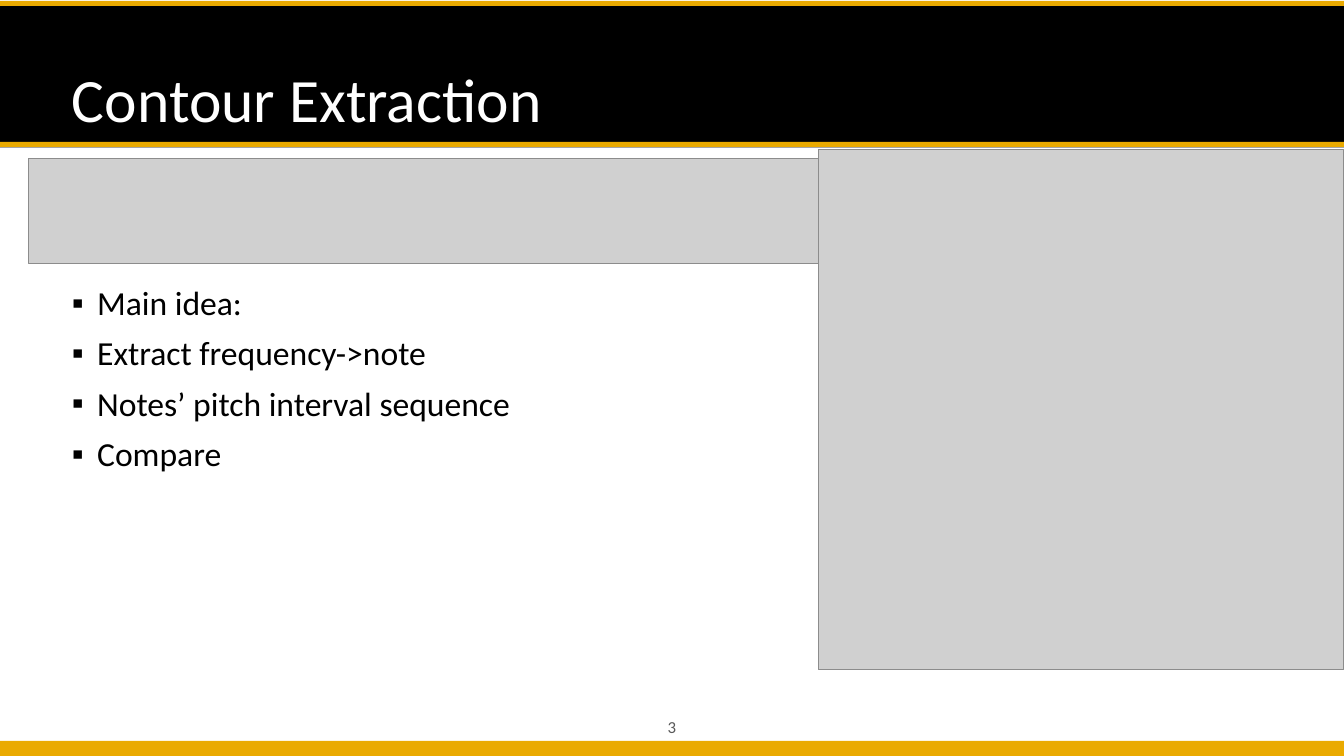
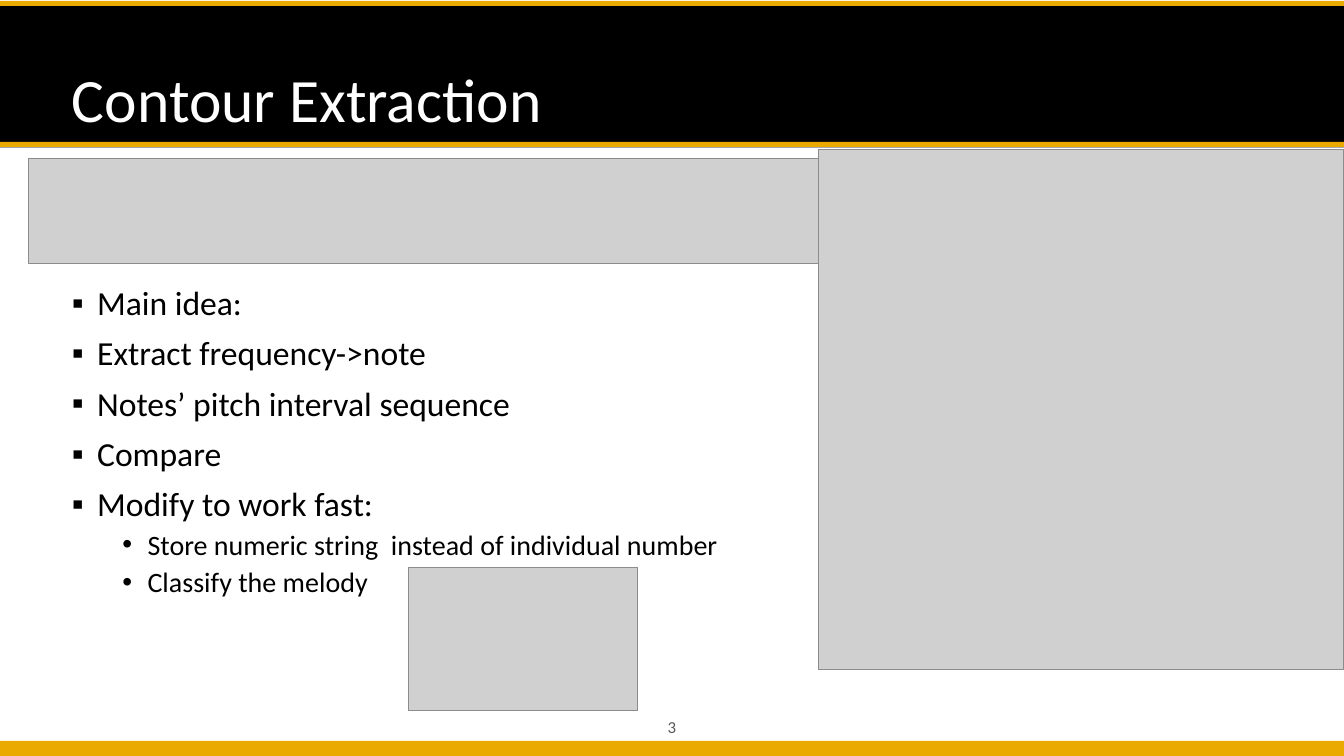
Before and after one commit to Jiarui-Xu-Gatech/Jiarui-sProjectfor2021Fall, a slide deck: slide 3 of 23rd Sep/Sep 23rd.pptx. Drawn at 1344x756 pixels with LibreOffice and Linux fonts; fonts in the diff are those of the drawing; grey boxes stand for pictures; background and template pictures are left out. Boxes give left, top, right and bottom in pixels: in the first picture for what was removed or moved away, otherwise in the second. Text is boxed around its words. In the diff, an @@ line names an element or a change of style, - is before the commit and + after.

```diff
--- a/23rd Sep/Sep 23rd.pptx
+++ b/23rd Sep/Sep 23rd.pptx
@@ text at (x1=97, y1=492, x2=717, y2=597): paragraphs added @@
+▪ Modify to work fast:
+  • Store numeric string instead of individual number
+  • Classify the melody
@@ picture added at (x1=408, y1=568, x2=637, y2=711) @@
```
Also in this commit, not shown: 1 other slide changed.
